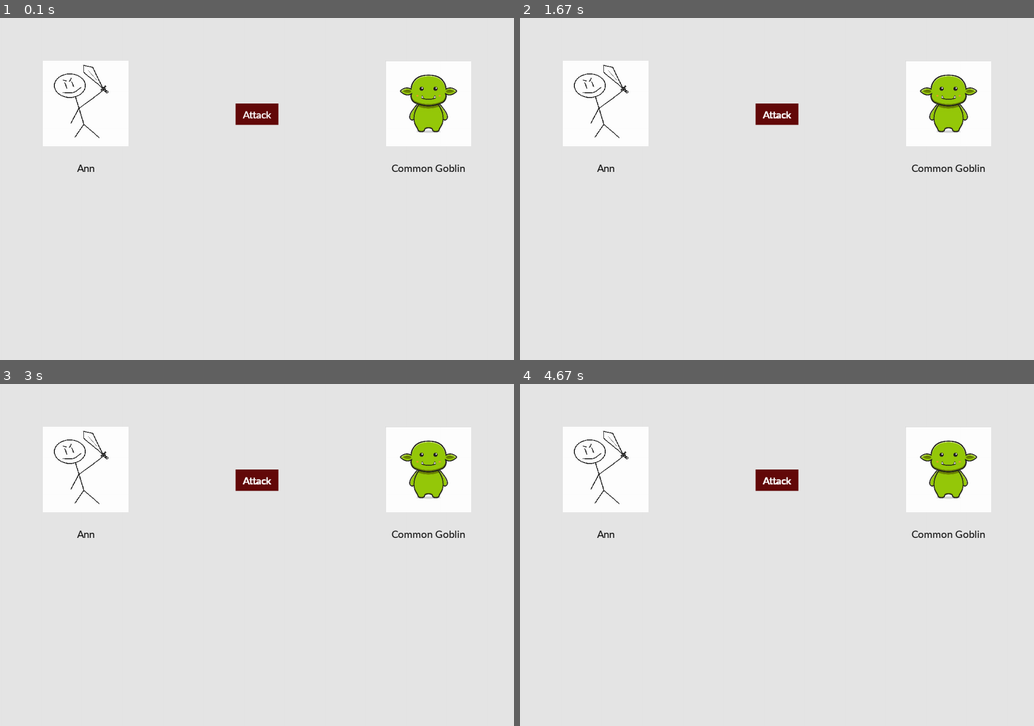
Above: before the commit, frames 1-4 (two rows, left to right).
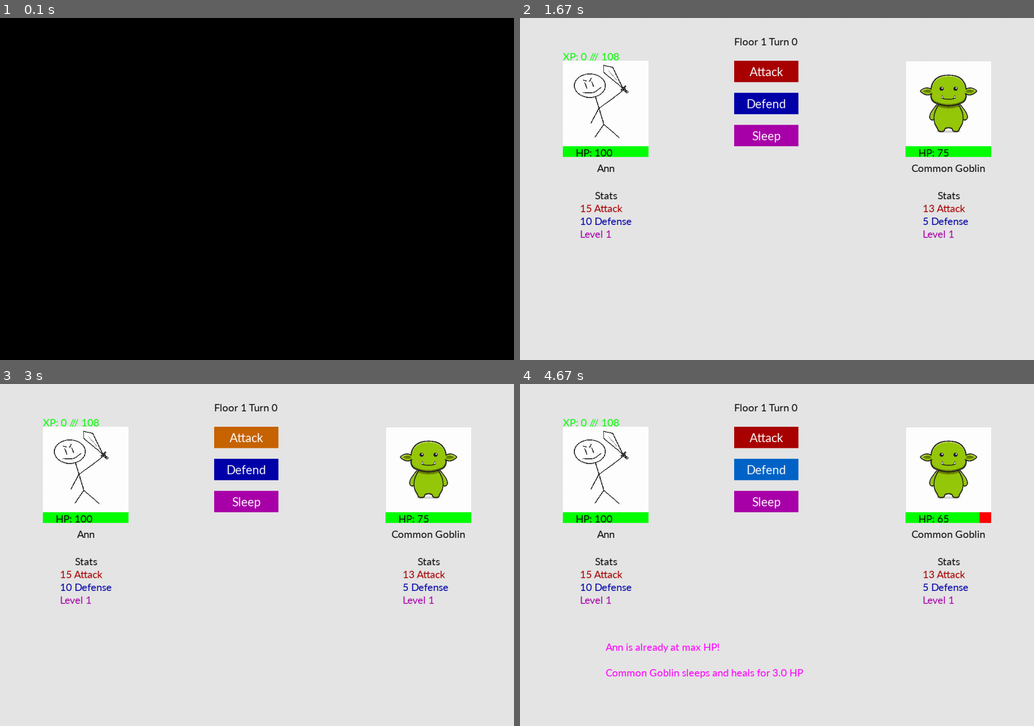
Above: after the commit, the same moments.

Repository: Krybto1/EBBS
Game: pygame game, started from pygame/pygame_ver.py
The game is run twice, just before and just after one commit, with the same random seed, the same clock (stepped at 60 frames per second) and the same inputs.
Inputs (mouse positions are in pixels of both pictures, inside the frame that each line leads up to):
- Up to frame 1 (0.1 s): type "Ann (at the terminal prompt)" at 0 s
- Up to frame 2 (1.67 s): click (777, 189) at 0.38 s; click (782, 209) at 0.72 s
- Up to frame 3 (3 s): click (267, 438) at 2.28 s; move the mouse to (231, 643) at 2.7 s
- Up to frame 4 (4.67 s): click (751, 643) at 3.05 s; move the mouse to (761, 496) at 3.53 s; click (761, 496) at 3.95 s

The runs differ from the first frame. In frame 1, 100% of the frame differs, in the area x 0-100%, y 0-100%; in frame 2, 4.4%; in frame 3, 4.4%; in frame 4, 5.0%.

Commit message:
pygame v0.12

Diff:
--- a/boss.py
+++ b/boss.py
@@ -1,4 +1,6 @@
 import random
+
+import pygame.draw
 
 
 class Boss:
@@ -17,6 +19,9 @@
 
     def set_hp(self, hp):
         self.hp = hp
+
+    def get_max_hp(self):
+        return 100 + ((40 * self.level) ** 1.1) if self.level > 1 else 75
 
     def set_name(self, name):
         self.name = name
@@ -48,6 +53,10 @@
         xp_grabber = self.level * (100 ** 1.07)
         return xp_grabber
 
+    def draw_hp_bar(self, screen, x, y, width, height):
+        pygame.draw.rect(screen, (255, 0, 0), (x, y, width, height))
+        hp_width = self.hp / self.get_max_hp() * width
+        pygame.draw.rect(screen, (0, 255, 0), (x, y, hp_width, height))
 
 class Knight:
     def __init__(self, name, hp, atk, defense, level, xp):
@@ -63,6 +72,9 @@
 
     def get_hp(self):
         return self.hp
+
+    def get_max_hp(self):
+        return 100 + ((40 * self.level) ** 1.1) if self.level > 1 else 100
 
     def set_hp(self, hp):
         self.hp = hp
@@ -90,3 +102,8 @@
         self.hp = int(100 + ((40 * self.level) ** 1.1))
         self.atk = int(15 + ((12 * self.level) ** 1.1))
         self.defense = int(10 + ((6 * self.level) ** 1.1))
+
+    def draw_hp_bar(self, screen, x, y, width, height):
+        pygame.draw.rect(screen, (255, 0, 0), (x, y, width, height))
+        hp_width = self.hp / self.get_max_hp() * width
+        pygame.draw.rect(screen, (0, 255, 0), (x, y, hp_width, height))
--- a/pygame/misc2.py
+++ b/pygame/misc2.py
@@ -1,3 +1,5 @@
+import pygame
+
 RED = "\033[31m"
 GREEN = "\033[32m"
 YELLOW = "\033[33m"
@@ -119,3 +121,28 @@
     "Celestial": 2.4,
     "Cosmic": 2.5
 }
+
+class Button:
+    def __init__(self, x, y, width, height, text, color, hover_color):
+        self.rect = pygame.Rect(x, y, width, height)
+        self.text = text
+        self.color = color
+        self.hover_color = hover_color
+        self.font = pygame.font.Font("C:/Windows/Fonts/Calibri.ttf", 32)
+
+    def draw(self, screen):
+        mouse_pos = pygame.mouse.get_pos()
+        if self.rect.collidepoint(mouse_pos):
+            pygame.draw.rect(screen, self.hover_color, self.rect)
+        else:
+            pygame.draw.rect(screen, self.color, self.rect)
+
+        text = self.font.render(self.text, True, (255, 255, 255))
+        text_rect = text.get_rect(center=self.rect.center)
+        screen.blit(text, text_rect)
+
+    def is_clicked(self, event):
+        if event.type == pygame.MOUSEBUTTONDOWN and event.button == 1:
+            if self.rect.collidepoint(event.pos):
+                return True
+            return False
--- a/pygame/pygame_ver.py
+++ b/pygame/pygame_ver.py
@@ -1,3 +1,5 @@
+import time
+
 import pygame
 from boss import Boss
 from boss import Knight
@@ -8,14 +10,6 @@
 CharName = input("Enter your character name: ")
 Knight1 = Knight(CharName, 100, 15, 10, 1, 0)
 Boss1 = Boss(f"{misc2.rarity_tiers[0]} {'Goblin'}", 75, 13, 5, 1)
-#Rarity_Choice = random.choices(misc2.rarity_tiers,
-#                               weights=[0.3, 0.2, 0.1, 0.04, 0.04, 0.03, 0.03, 0.03,
-#                                        0.02, 0.02, 0.01, 0.01, 0.01, 0.01, 0.01, 0.01,
-#                                        0.01, 0.01, 0.01, 0.01, 0.01, 0.01, 0.01,
-#                                        0.01, 0.01, 0.01, 0.01, 0.01], k=1)
-#Scale = misc2.rarity_scale[Rarity_Choice[0][5:-4]]
-#Boss1.set_name(f"{Rarity_Choice[0]} {random.choice(misc2.enemies)}")
-
 
 def main():
     screen = pygame.display.set_mode((1200, 800))
@@ -27,67 +21,174 @@
     Floor = 1
     Kill_Count = 0
     Scale = 1
-    Boss_Choices = "Attack", "Defend", "Sleep"
+
     pygame.init()
     font_loader = "C:/Windows/Fonts/Calibri.ttf"
+    Boss_Choices = ("Attack", "Defend", "Sleep")
     font = pygame.font.Font(font_loader, 27)
-    button_surface = pygame.Surface((100, 50))
-    button_attack_text = font.render("Attack", True, (255, 255, 255))
-    button_attack_text_rect = button_attack_text.get_rect(
-        center=(button_surface.get_width() / 2, button_surface.get_height() / 2))
-    button_rect = pygame.Rect(125, 125, 150, 50)
-    button_surface.fill((100, 10, 10))
-
-    boss_name = font.render(Boss1.get_name(), 1, (10, 10, 10))
-    boss_pos = boss_name.get_rect(centerx=1000, centery=350)
-
-    player_name = font.render(Knight1.get_name(), 1, (10, 10, 10))
-    player_pos = player_name.get_rect(centerx=200, centery=350)
-
-    img_enemy = pygame.image.load("img/goblin_test.jpg")
-    img_enemy = pygame.transform.scale(img_enemy, (200, 200))
-
-    img_player = pygame.image.load("img/player_img.jpg")
-    img_player = pygame.transform.scale(img_player, (200, 200))
+    Atk_Button = misc2.Button(500, 100, 150, 50, "Attack", (170, 0, 0), (200, 100, 0))
+    Def_Button = misc2.Button(500, 175, 150, 50, "Defend", (0, 0, 170), (0, 100, 200))
+    Sleep_Button = misc2.Button(500, 250, 150, 50, "Sleep", (170, 0, 170), (200, 0, 200))
 
     while running:
+        boss_name = font.render(Boss1.get_name(), 1, (10, 10, 10))
+        boss_pos = boss_name.get_rect(centerx=1000, centery=350)
+        img_enemy = pygame.image.load("img/goblin_test.jpg")
+        img_enemy = pygame.transform.scale(img_enemy, (200, 200))
+        boss_heal = (Boss1.get_level() * 2) * 1.5
+
+        player_name = font.render(Knight1.get_name(), 1, (10, 10, 10))
+        player_pos = player_name.get_rect(centerx=200, centery=350)
+        img_player = pygame.image.load("img/player_img.jpg")
+        img_player = pygame.transform.scale(img_player, (200, 200))
+        player_heal = (Knight1.get_level() * 5) * 1.5
+        Player_XP_Thr = int((80 * Knight1.get_level()) ** 1.07)
+        XP_check = Knight1.get_xp()
+        while XP_check >= Player_XP_Thr:
+            Knight1.set_xp(XP_check - Player_XP_Thr)
+            Knight1.level_up()
+            XP_check = Knight1.get_xp()
+
+        XP_check2 = Knight1.get_xp()
+        Player_XP_Thr = int((80 * Knight1.get_level()) ** 1.07)
+        boss_choice = random.choice(Boss_Choices)
         for event in pygame.event.get():
             if event.type == pygame.QUIT:
                 running = False
+            if Atk_Button.is_clicked(event):
+                if boss_choice == "Defend":
+                    screen.blit(font.render(f"{Knight1.get_name()} attacks {Boss1.get_name()} for {Knight1.get_attack() - Boss1.get_defense()} damage", 1, (255, 10, 10)), (200, 600))
+                    screen.blit(font.render(f"{Boss1.get_name()} defends and blocks {(Knight1.get_attack() - Boss1.get_defense()) / 2} damage", 1, (0, 0, 255)), (200, 630))
+                    Boss1.set_hp(Boss1.get_hp() - ((Knight1.get_attack() - Boss1.get_defense()) / 2))
+                elif boss_choice == "Attack":
+                    screen.blit(font.render(f"{Knight1.get_name()} attacks {Boss1.get_name()} for {Knight1.get_attack() - Boss1.get_defense()} damage", 1, (255, 10, 10)), (200, 600))
+                    screen.blit(font.render(f"{Boss1.get_name()} attacks {Knight1.get_name()} for {Boss1.get_attack() - Knight1.get_defense()} damage", 1, (255, 0, 0)), (200, 630))
+                    Knight1.set_hp(Knight1.get_hp() - (Boss1.get_attack() - Knight1.get_defense()))
+                    Boss1.set_hp(Boss1.get_hp() - (Knight1.get_attack() - Boss1.get_defense()))
+                else:
+                    screen.blit(font.render(f"{Knight1.get_name()} attacks {Boss1.get_name()} for {Knight1.get_attack() - Boss1.get_defense()} damage", 1, (255, 10, 10)), (200, 600))
+                    if Boss1.get_hp() == Boss1.get_max_hp():
+                        screen.blit(font.render(f"{Boss1.get_name()} is already at max HP!", 1, (255, 0, 255)), (200, 660))
+                        Boss1.set_hp(Boss1.get_hp() - (Knight1.get_attack() - Boss1.get_defense()))
+                    elif Boss1.get_hp() + boss_heal > Boss1.get_max_hp():
+                        Boss1.set_hp(Boss1.get_max_hp())
+                        screen.blit(font.render(f"{Boss1.get_name()} sleeps but is almost at max HP!"
+                                                f"Only healed for {(Boss1.get_hp() + boss_heal) - Boss1.get_max_hp() }", 1, (255, 0, 255)), (200, 660))
+                        Boss1.set_hp(Boss1.get_hp() - (Knight1.get_attack() - Boss1.get_defense()))
+                    else:
+                        Boss1.set_hp(Boss1.get_hp() + boss_heal)
+                        screen.blit(font.render(f"{Boss1.get_name()} sleeps and heals for {boss_heal} HP", 1, (255, 0, 255)), (200, 660))
+                        Boss1.set_hp(Boss1.get_hp() - (Knight1.get_attack() - Boss1.get_defense()))
+
+            if Def_Button.is_clicked(event):
+                if boss_choice == "Defend":
+                    screen.blit(font.render(f"{Knight1.get_name()} and {Boss1.get_name()} both defend", 1, (0, 0, 255)), (200, 600))
+                elif boss_choice == "Sleep":
+                    screen.blit(font.render(f"{Knight1.get_name()} defends but there is no damage to block", 1, (0, 0, 255)), (200, 600))
+                    screen.blit(font.render(f"{Boss1.get_name()} is sleeping", 1, (0, 0, 255)), (200, 630))
+                    boss_heal = (Boss1.get_level() * 2) * 1.5
+                    if Boss1.get_hp() == Boss1.get_max_hp():
+                        screen.blit(font.render(f"{Boss1.get_name()} is already at max HP!", 1, (255, 0, 255)), (200, 660))
+                    elif Boss1.get_hp() + boss_heal > Boss1.get_max_hp():
+                        Boss1.set_hp(Boss1.get_max_hp())
+                        screen.blit(font.render(f"{Boss1.get_name()} sleeps but is almost at max HP!"
+                                                f"Only healed for {(Boss1.get_hp() + boss_heal) - Boss1.get_max_hp() }", 1, (255, 0, 255)), (200, 660))
+                    else:
+                        Boss1.set_hp(Boss1.get_hp() + boss_heal)
+                        screen.blit(font.render(f"{Boss1.get_name()} sleeps and heals for {boss_heal} HP", 1, (255, 0, 255)), (200, 660))
+
+                else:
+                    screen.blit(font.render(f"{Knight1.get_name()} defends and blocks {(Boss1.get_attack() - Knight1.get_defense()) / 2} damage", 1, (0, 0, 255)), (200, 600))
+                    screen.blit(font.render(f"{Boss1.get_name()} attacks {Knight1.get_name()} for {(Boss1.get_attack() - Knight1.get_defense())} damage", 1, (255, 0, 0)), (200, 630))
+                    Knight1.set_hp(Knight1.get_hp() - ((Boss1.get_attack() - Knight1.get_defense()) / 2))
+
+            if Sleep_Button.is_clicked(event):
+                if Knight1.get_hp() == Knight1.get_max_hp():
+                    screen.blit(font.render(f"{Knight1.get_name()} is already at max HP!", 1, (255, 0, 255)), (200, 600))
+                    print("Defendddding")
+                elif Knight1.get_hp() + player_heal > Knight1.get_max_hp():
+                    Knight1.set_hp(Knight1.get_max_hp())
+                    screen.blit(font.render(f"{Knight1.get_name()} sleeps but is almost at max HP!"
+                                            f"Only healed for {(Knight1.get_hp() + player_heal) - Knight1.get_max_hp()}", 1, (255, 0, 255)), (200, 600))
+                else:
+                    Knight1.set_hp(Knight1.get_hp() + player_heal)
+                if boss_choice == "Defend":
+                    screen.blit(font.render(f"{Boss1.get_name()} defends but there is no damage to block", 1, (0, 0, 255)), (200, 660))
+                elif boss_choice == "Attack":
+                    screen.blit(font.render(f"{Boss1.get_name()} attacks {Knight1.get_name()} for {Boss1.get_attack() - Knight1.get_defense()} damage", 1, (255, 0, 0)), (200, 660))
+                    Knight1.set_hp(Knight1.get_hp() - (Boss1.get_attack() - Knight1.get_defense()))
+                else:
+                    if Boss1.get_hp() == Boss1.get_max_hp():
+                        screen.blit(font.render(f"{Boss1.get_name()} is already at max HP!", 1, (255, 0, 255)),
+                                    (200, 660))
+                    elif Boss1.get_hp() + boss_heal > Boss1.get_max_hp():
+                        Boss1.set_hp(Boss1.get_max_hp())
+                        screen.blit(font.render(f"{Boss1.get_name()} sleeps but is almost at max HP!"
+                                                f"Only healed for {(Boss1.get_hp() + boss_heal) - Boss1.get_max_hp()}",
+                                                1, (255, 0, 255)), (200, 660))
+                    else:
+                        Boss1.set_hp(Boss1.get_hp() + boss_heal)
+                        screen.blit(
+                            font.render(f"{Boss1.get_name()} sleeps and heals for {boss_heal} HP", 1, (255, 0, 255)),
+                            (200, 660))
+
+            pygame.display.flip()
+
+        time.sleep(0.75)
         screen.fill((230, 230, 230))
+        screen.blit(font.render(f"Floor {Floor} Turn {Turn}", 1, (10, 10, 10)), (500, 40))
+
         screen.blit(boss_name, boss_pos)
+        screen.blit(img_enemy, (900, 100))
+        Boss1.draw_hp_bar(screen, 900, 300, 200, 25)
+        screen.blit(font.render(f"HP: {max(Boss1.get_hp(), 0)}", 1, (10, 10, 10)), (930, 300))
+        screen.blit(font.render(f"Stats", 1, (10, 10, 10)), (975, 400))
+        screen.blit(font.render(f"{Boss1.get_attack()} Attack", 1, (170, 0, 0)), (940, 430))
+        screen.blit(font.render(f"{Boss1.get_defense()} Defense", 1, (0, 0, 170)), (940, 460))
+        screen.blit(font.render(f"Level {Boss1.get_level()}", 1, (170, 0, 170)), (940, 490))
+
         screen.blit(player_name, player_pos)
-        screen.blit(img_enemy, (900, 100))
+        Knight1.draw_hp_bar(screen, 100, 300, 200, 25)
+        screen.blit(font.render(f"HP: {max(Knight1.get_hp(), 0)}", 1, (10, 10, 10)), (130, 300))
+        screen.blit(font.render(f"XP: {XP_check2} /// {Player_XP_Thr}", 1, (0, 255, 0)), (100, 75))
+        screen.blit(font.render(f"Stats", 1, (10, 10, 10)), (175, 400))
+        screen.blit(font.render(f"{Knight1.get_attack()} Attack", 1, (170, 0, 0)), (140, 430))
+        screen.blit(font.render(f"{Knight1.get_defense()} Defense", 1, (0, 0, 170)), (140, 460))
+        screen.blit(font.render(f"Level {Knight1.get_level()}", 1, (170, 0, 170)), (140, 490))
         screen.blit(img_player, (100, 100))
 
-        screen.blit(button_surface, (550, 200))
-        button_surface.blit(button_attack_text, button_attack_text_rect)
+        Atk_Button.draw(screen)
+        Def_Button.draw(screen)
+        Sleep_Button.draw(screen)
+
         pygame.display.flip()
         dt = clock.tick(60)
+        print(Boss1.get_hp())
+        if Boss1.get_hp() <= 0:
+            screen.blit(font.render(f"{Knight1.get_name()} has defeated {Boss1.get_name()} !", 1, (0, 255, 0)), (200, 690))
+            screen.blit(font.render(f"Gained {int((Boss1.get_xp() * Scale))} XP!", 1, (0, 255, 0)), (200, 720))
+            Knight1.set_xp(int(Knight1.get_xp() + (Boss1.get_xp() * Scale)))
+            Boss1.kill()
+            if Floor > 5:
+                Rarity_Choice = random.choices(misc2.rarity_tiers,
+                                           weights=[0.3, 0.2, 0.1, 0.04, 0.04, 0.03, 0.03, 0.03,
+                                                    0.02, 0.02, 0.01, 0.01, 0.01, 0.01, 0.01, 0.01,
+                                                    0.01, 0.01, 0.01, 0.01, 0.01, 0.01, 0.01,
+                                                    0.01, 0.01, 0.01, 0.01, 0.01], k=1)
+                Scale = misc2.rarity_scale[Rarity_Choice[0][5:-4]]
+                Boss1.set_name(f"{Rarity_Choice[0]} {random.choice(misc2.enemies)}")
+            else:
+                Rarity_Choice = misc2.rarity_tiers[0]
+                Scale = 1
+                Boss1.set_name(f"{Rarity_Choice} {random.choice(misc2.enemies)}")
+            Boss1.set_hp(int(Boss1.get_hp() * Scale))
+            Boss1.set_attack(int(Boss1.get_attack() * Scale))
+            Boss1.set_defense(int(Boss1.get_defense() * Scale))
+            Kill_Count += 1
+            Floor += 1
+            Turn = 0
+        pygame.display.flip()
 
-    if Boss1.get_hp() <= 0:
-        print(f"{'':<58}{Knight1.get_name()} has {misc2.BRIGHT_BLUE}defeated{misc2.RESET} {Boss1.get_name()} !")
-        print(f"Gained {int((Boss1.get_xp() * Scale))} XP! ")
-        Knight1.set_xp(int(Knight1.get_xp() + (Boss1.get_xp() * Scale)))
-        Boss1.kill()
-        if Floor > 5:
-            Rarity_Choice = random.choices(misc2.rarity_tiers,
-                                       weights=[0.3, 0.2, 0.1, 0.04, 0.04, 0.03, 0.03, 0.03,
-                                                0.02, 0.02, 0.01, 0.01, 0.01, 0.01, 0.01, 0.01,
-                                                0.01, 0.01, 0.01, 0.01, 0.01, 0.01, 0.01,
-                                                0.01, 0.01, 0.01, 0.01, 0.01], k=1)
-            Scale = misc2.rarity_scale[Rarity_Choice[0][5:-4]]
-            Boss1.set_name(f"{Rarity_Choice[0]} {random.choice(misc2.enemies)}")
-        else:
-            Rarity_Choice = misc2.rarity_tiers[0]
-            Scale = 1
-            Boss1.set_name(f"{Rarity_Choice} {random.choice(misc2.enemies)}")
-        Boss1.set_hp(int(Boss1.get_hp() * Scale))
-        Boss1.set_attack(int(Boss1.get_attack() * Scale))
-        Boss1.set_defense(int(Boss1.get_defense() * Scale))
-        Kill_Count += 1
-        Floor += 1
-        Turn = 0
 
 
 if __name__ == "__main__": main()
